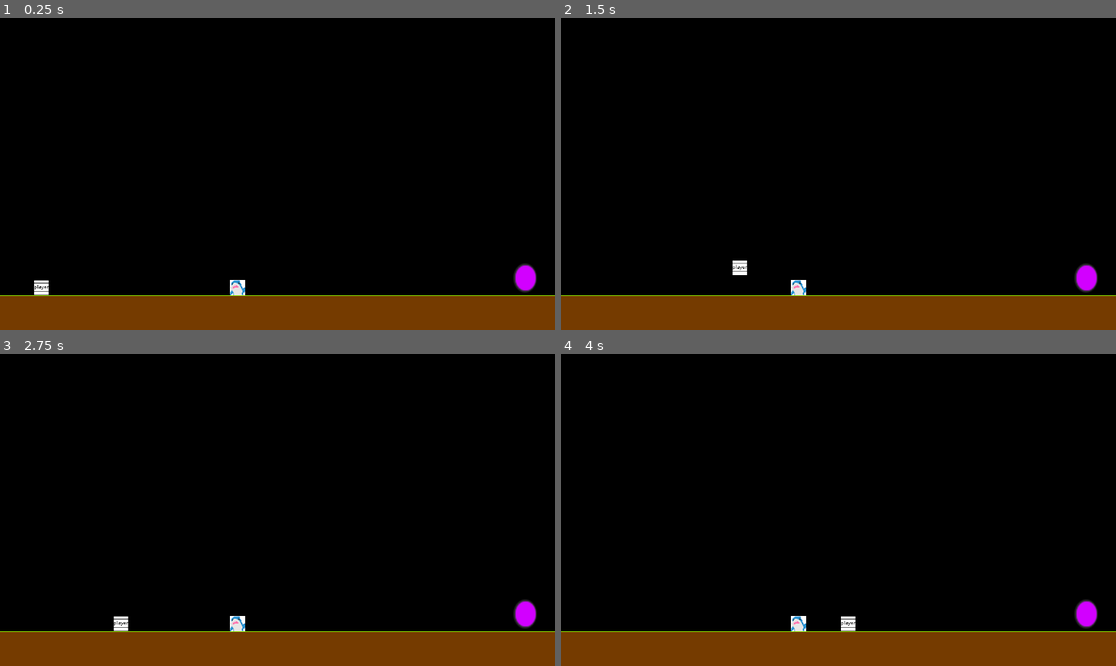
Above: before the commit, frames 1-4 (two rows, left to right).
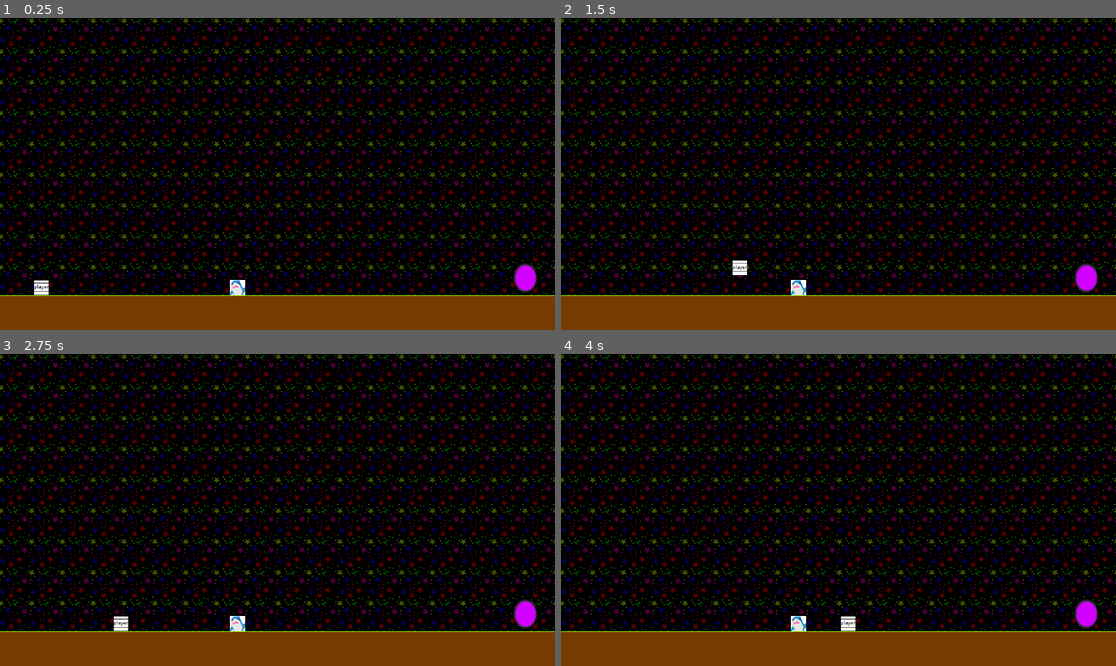
Above: after the commit, the same moments.

Repository: headblockhead/daydream-manchester
Game: Godot game, scene res://world1.tscn
Two runs of this game, one before a commit and one after it. Both use one fixed random seed, a clock stepped at 60 frames per second and the inputs below. This scene is started directly instead of the project's main scene.
Inputs:
- Up to frame 1 (0.25 s): no input
- Up to frame 2 (1.5 s): tap Enter (ui_accept) at 0.5 s; hold D (right) from 0.53 s (still down); tap W (jump) at 0.77 s
- Up to frame 3 (2.75 s): tap W (jump) at 1.52 s; release D (right) at 2.03 s; hold A (left) from 2.03 s (still down)
- Up to frame 4 (4 s): release A (left) at 2.78 s; hold D (right) from 2.78 s (still down); tap W (jump) at 3.02, 3.77 s

The runs differ from the first frame. In frame 1, 16% of the frame differs, in the area x 0-100%, y 0-89%; in frame 2, 16%; in frame 3, 16%; in frame 4, 16%.

Commit message:
rename n stuff

Diff:
--- a/world0.tscn
+++ b/world0.tscn
@@ -14,7 +14,7 @@
 [node name="Node2D" type="Node2D"]
 texture_filter = 1
 
-[node name="TextureRect" type="TextureRect" parent="."]
+[node name="Background" type="TextureRect" parent="."]
 offset_left = -217.0
 offset_top = -116.0
 offset_right = 1363.0
@@ -65,7 +65,7 @@
 text = "Go through the portal to move on to the next level!"
 
 [node name="Area2D" type="Area2D" parent="."]
-position = Vector2(1089, 286)
+position = Vector2(1089, 285)
 script = ExtResource("6_i42b6")
 target_scene = ExtResource("7_kft3f")
 
--- a/world1.tscn
+++ b/world1.tscn
@@ -1,5 +1,6 @@
-[gd_scene load_steps=8 format=4 uid="uid://djk2f7pqg8j1l"]
+[gd_scene load_steps=9 format=4 uid="uid://djk2f7pqg8j1l"]
 
+[ext_resource type="Texture2D" uid="uid://bagc3halx24jm" path="res://bgtile.png" id="1_4752g"]
 [ext_resource type="TileSet" uid="uid://b5kler1tbkp7o" path="res://tilemap.tres" id="1_rf4cw"]
 [ext_resource type="PackedScene" uid="uid://corge3g4cu8iw" path="res://player.tscn" id="2_rro2w"]
 [ext_resource type="PackedScene" path="res://friend.tscn" id="3_cxftf"]
@@ -11,6 +12,14 @@
 size = Vector2(46, 58)
 
 [node name="Node2D" type="Node2D"]
+
+[node name="Background" type="TextureRect" parent="."]
+offset_left = -159.0
+offset_top = -186.0
+offset_right = 1421.0
+offset_bottom = 900.0
+texture = ExtResource("1_4752g")
+stretch_mode = 1
 
 [node name="TileMapLayer" type="TileMapLayer" parent="."]
 tile_map_data = PackedByteArray("AAD//xIAAQAAAAAAAAAAABIAAQABAAAAAAABABIAAQABAAAAAAACABIAAQABAAAAAAADABIAAQABAAAAAAAEAB …(1744 unchanged characters)…
